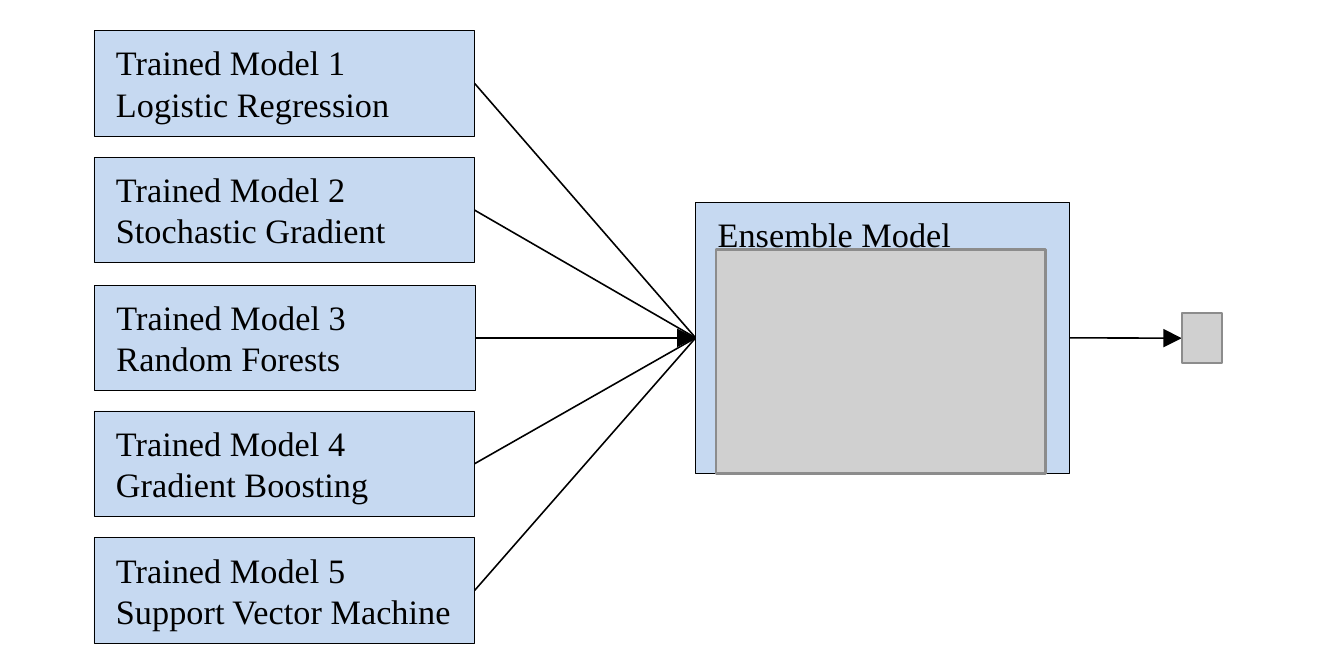
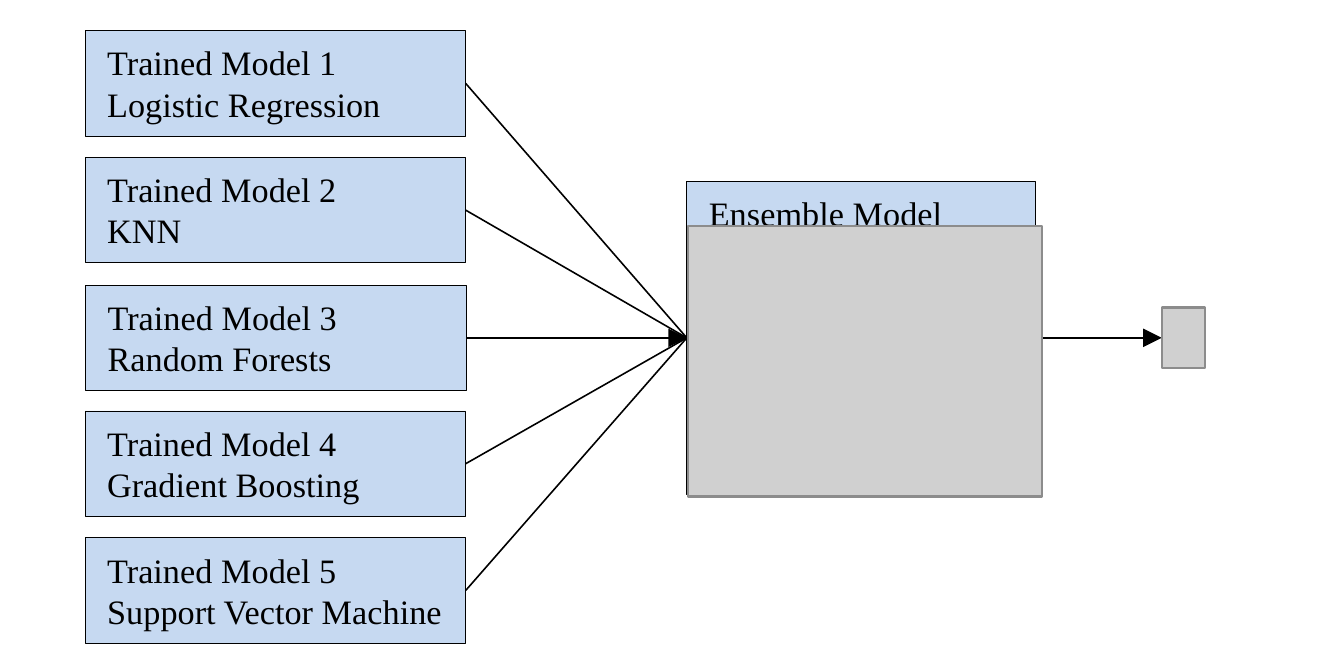
Before and after one commit to semerj/NHANES-diabetes, a slide deck: slide 1 of report/ensemblefigure.pptx. Drawn at 1344x672 pixels with LibreOffice and Linux fonts; fonts in the diff are those of the drawing; grey boxes stand for pictures. Boxes give left, top, right and bottom in pixels: in the first picture for what was removed or moved away, otherwise in the second. Text is boxed around its words. In the diff, an @@ line names an element or a change of style, - is before the commit and + after.

```diff
--- a/report/ensemblefigure.pptx
+++ b/report/ensemblefigure.pptx
@@ 5 rectangles, 4 lines, 1 arrow: place and size @@
-5 rectangles, 4 lines, 1 arrow at [94, 31, 697, 643]
+5 rectangles, 4 lines, 1 arrow at [85, 31, 688, 643]
@@ rectangle "Ensemble Model": place and size @@
-rectangle "Ensemble Model" at [697, 202, 1071, 473]
+rectangle "Ensemble Model" at [688, 181, 1037, 495]
@@ text in rectangle at [107, 220, 181, 243]: text changed @@
-Stochastic Gradient
+KNN
@@ picture: place and size @@
-picture at [717, 249, 1046, 473]
+picture at [688, 226, 1042, 497]
@@ picture added at [1163, 307, 1205, 367] @@
@@ picture removed at [1183, 314, 1223, 363] @@
@@ arrow moved from (1068, 338) - (1183, 338) to (1035, 338) - (1163, 338) @@
```
Also in this commit, not shown: 16 other files.
